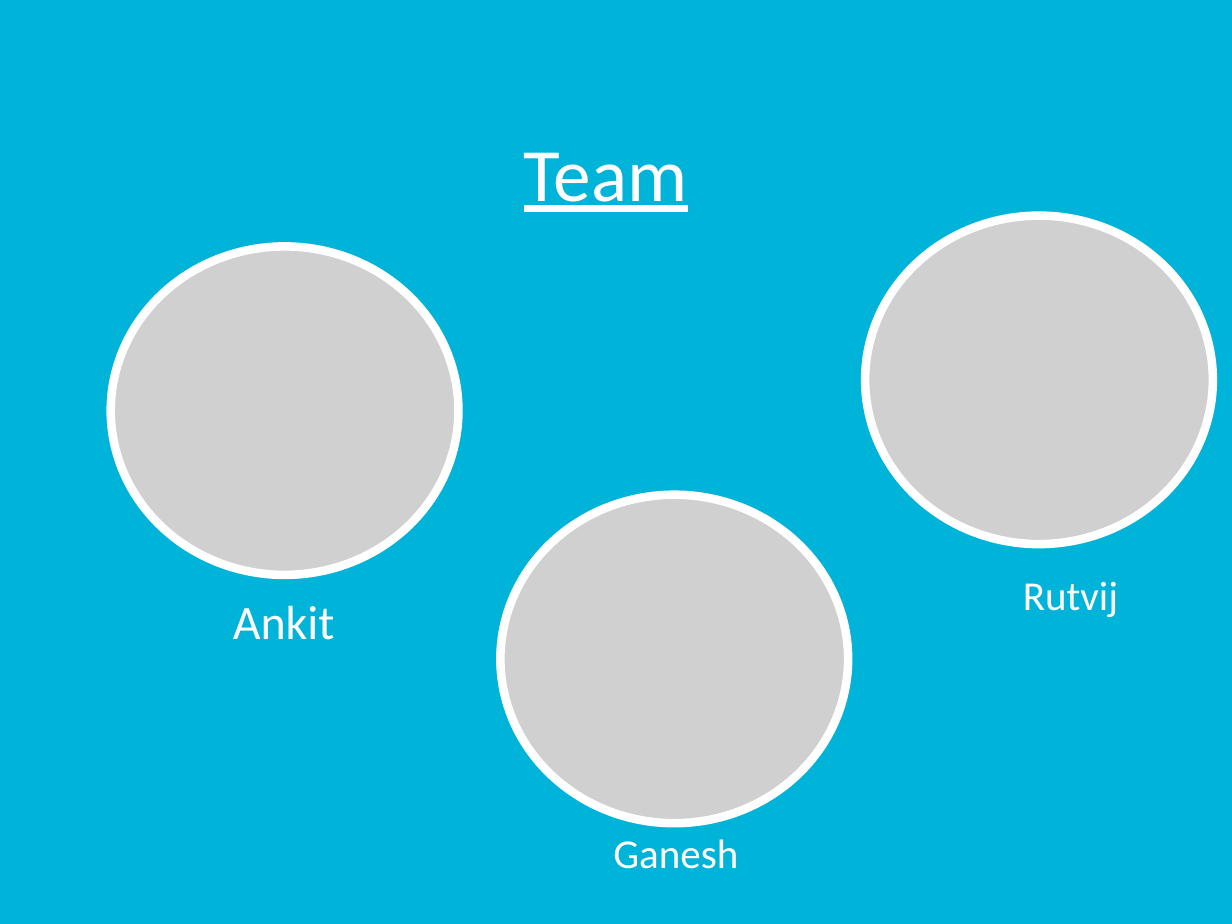
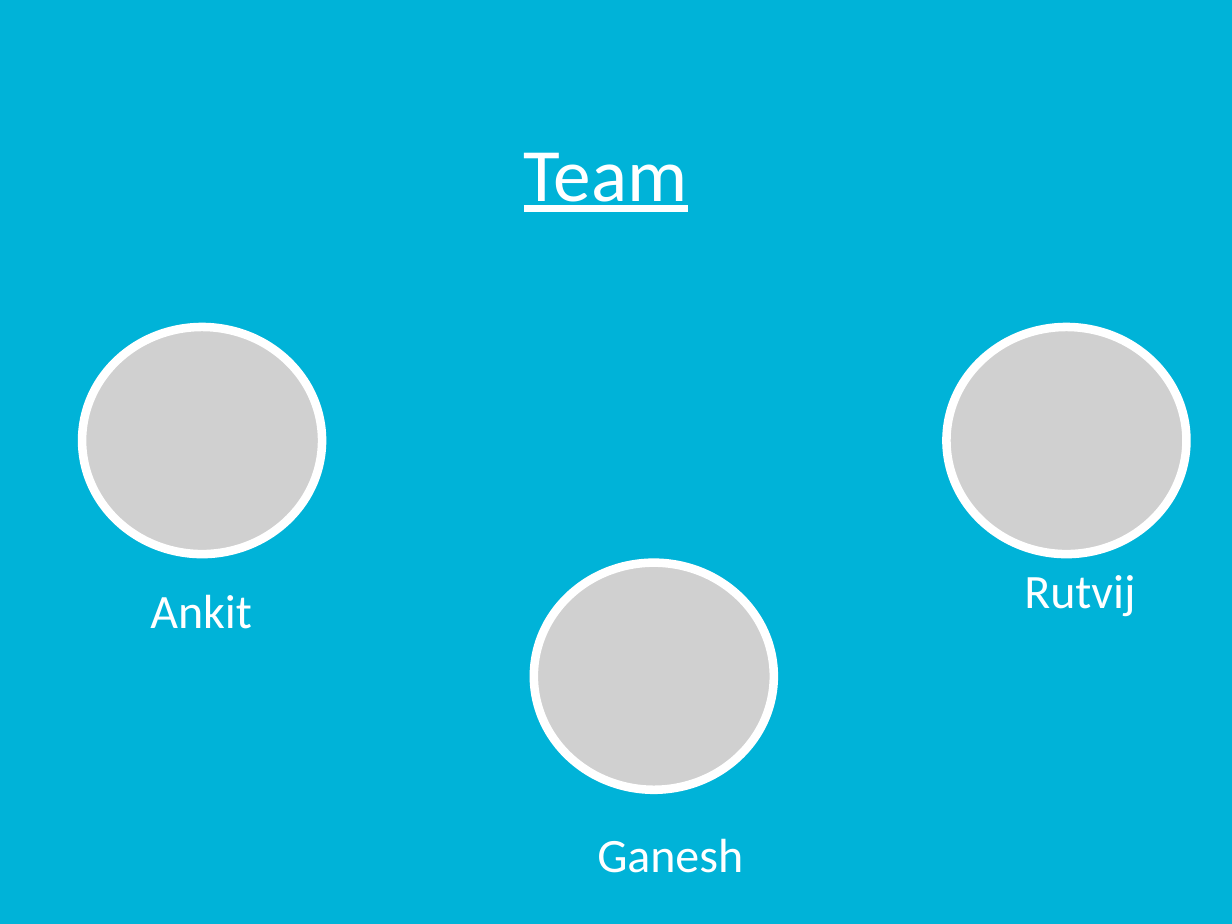
Before and after one commit to rutvijkumarshah/WatsiAndroidApp, a slide deck: slide 2 of docs/groupProject.pptx. Drawn at 1232x924 pixels with LibreOffice and Linux fonts; fonts in the diff are those of the drawing; grey boxes stand for pictures. Boxes give left, top, right and bottom in pixels: in the first picture for what was removed or moved away, otherwise in the second. Text is boxed around its words. In the diff, an @@ line names an element or a change of style, - is before the commit and + after.

```diff
--- a/docs/groupProject.pptx
+++ b/docs/groupProject.pptx
@@ picture removed at (865, 216, 1212, 545) @@
@@ picture: place and size @@
-picture at (111, 246, 458, 575)
+picture at (83, 326, 323, 553)
@@ picture added at (946, 326, 1186, 553) @@
@@ picture: place and size @@
-picture at (500, 495, 848, 824)
+picture at (533, 563, 774, 790)
@@ text "Rutvij" at (1024, 575, 1135, 617): size 24 to 28 pt @@
@@ text "Ankit": place and size @@
-text "Ankit" at (233, 605, 334, 640)
+text "Ankit" at (150, 594, 251, 629)
@@ text "Ganesh": place and size @@
-text "Ganesh" at (613, 839, 738, 869)
+text "Ganesh" at (597, 838, 743, 873)
@@ text "Ganesh" at (597, 838, 743, 873): size 24 to 28 pt @@
```
Also in this commit, not shown: 2 other slides changed, 2 other files.
